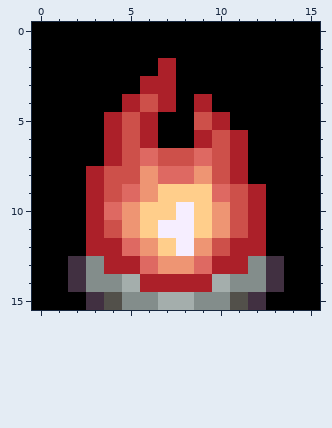
Two versions of one pixel-art sprite, data/tilesets/secondary/lugia_shrine/anim/smoke/1.png. The picture above is the old version.
The file is 16x16 pixels.
The result:
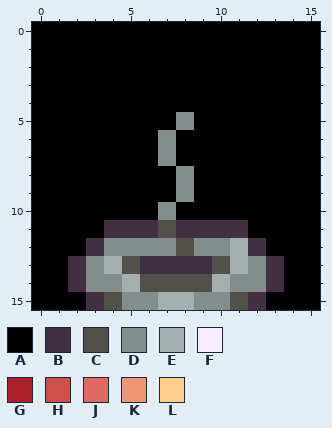
Palette (. is transparent): A #000000  B #413041  C #52504a  D #838d8b  E #a4aeac  F #f6eeff  G #ac2029  H #cd504a  J #de6962  K #ee9573  L #ffce8b
The edit:
Colour F becomes colour A in row 10 at x 8.
Colour G becomes colour A in row 2 at x 7; in row 3 at x 6 to 7; in row 4 at x 5, 7 and 9; in row 5 at x 4, 6 and 10; in row 6 at x 4, 6, 9 and 11; in row 7 at x 4 and 11.
Colour G becomes colour A in row 8 at x 3 and 11; in rows 9 to 11 at x 3 and 12.
Colour H becomes colour A in row 4 at x 6; in row 5 at x 5 and 9; in row 6 at x 5 and 10; in row 7 at x 5, 8 and 10; in row 8 at x 4 to 5 and 10; in row 9 at x 4 and 11.
Colour H becomes colour A in row 10 at x 11.
Colour J becomes colour A in row 7 at x 6 and 9; in row 8 at x 7; in row 9 at x 5 and 10; in row 10 at x 4.
Colour K becomes colour A in row 8 at x 6 and 9; in row 9 at x 6; in row 10 at x 5 and 10.
Colour L becomes colour A in row 9 at x 7 and 9; in row 10 at x 6 and 9.
Colour F becomes colour B in row 11 at x 8.
Colour G becomes colour B in row 12 at x 3 and 12.
Colour H becomes colour B in row 11 at x 4 and 11.
Colour J becomes colour B in row 13 at x 6 and 9.
Colour K becomes colour B in row 11 at x 5 and 10; in row 13 at x 7 to 8.
Colour L becomes colour B in row 11 at x 6 and 9.
Colour F becomes colour C in row 11 at x 7; in row 12 at x 8.
Colour G becomes colour C in row 13 at x 5 and 10; in row 14 at x 6 to 9.
Colour A becomes colour D in row 5 at x 8; in row 6 at x 7.
Colour G becomes colour D in row 12 at x 4.
Colour H becomes colour D in row 7 at x 7; in row 12 at x 10.
Colour J becomes colour D in row 8 at x 8; in row 12 at x 5.
Colour K becomes colour D in row 12 at x 6 and 9.
Colour L becomes colour D in row 9 at x 8; in row 10 at x 7; in row 12 at x 7.
Colour G becomes colour E in row 12 at x 11; in row 13 at x 4 and 11.
Pixel boxes of the changes (left, top, right, bottom) in both pictures:
changed: (86, 58, 266, 292)
